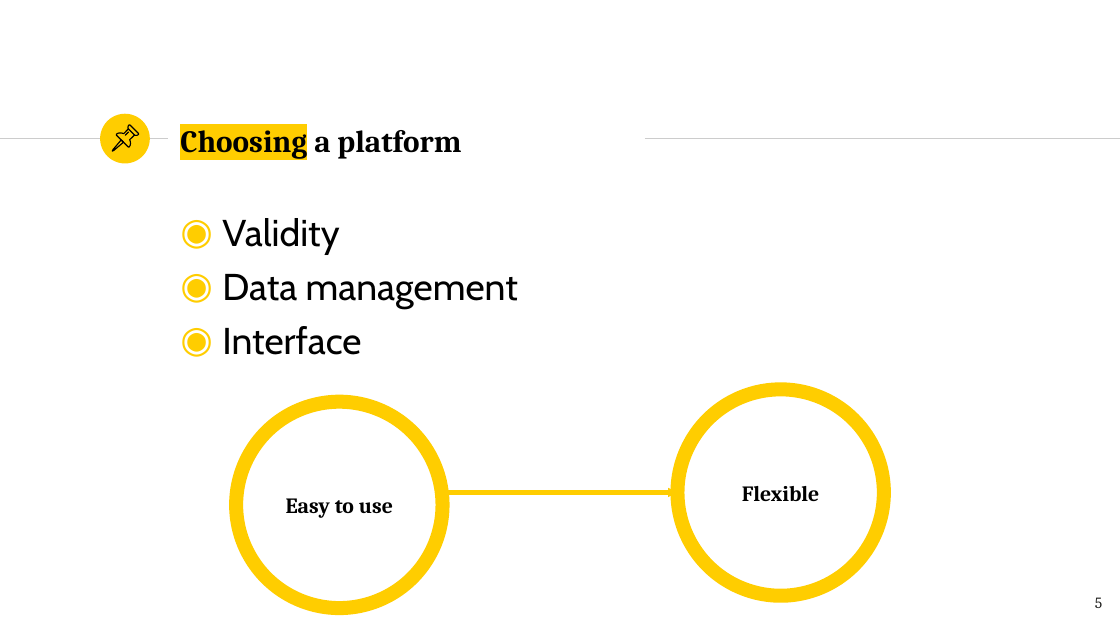
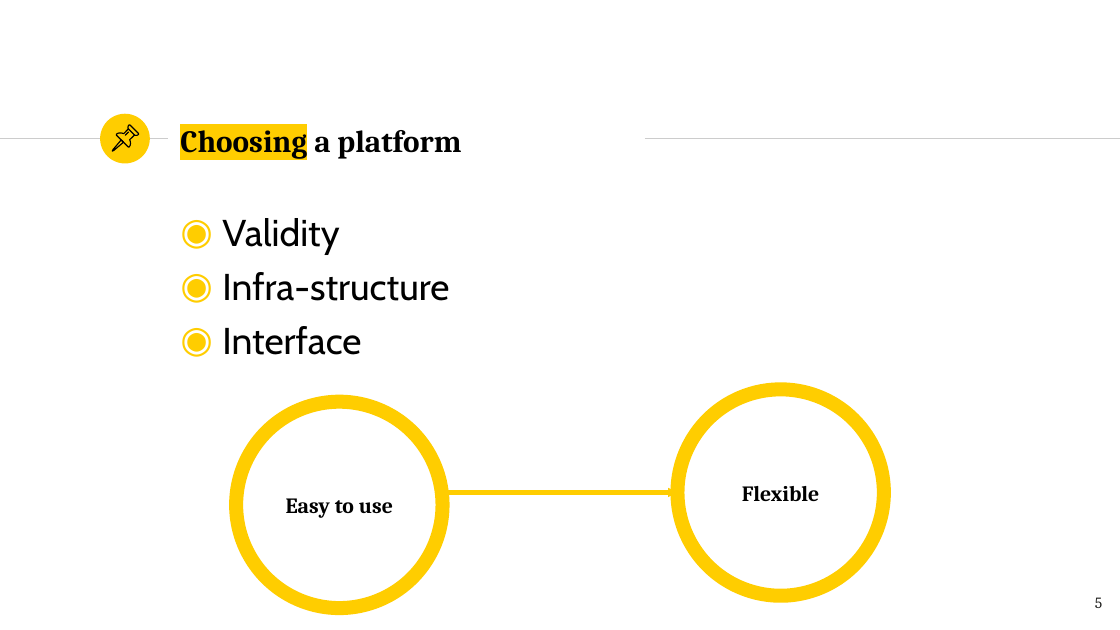
Before and after one commit to minnojs/minnojs-workshop, a slide deck: slide 5 of workshop.pptx. Drawn at 1120x630 pixels with LibreOffice and Linux fonts; fonts in the diff are those of the drawing. Boxes give left, top, right and bottom in pixels: in the first picture for what was removed or moved away, otherwise in the second. Text is boxed around its words. In the diff, an @@ line names an element or a change of style, - is before the commit and + after.

```diff
--- a/workshop.pptx
+++ b/workshop.pptx
@@ text at <box>222,272,449,301</box>: text changed @@
-◉ Data management
+◉ Infra-structure
```
Also in this commit, not shown: 3 other slides changed, 4 slides added, 1 other file.
